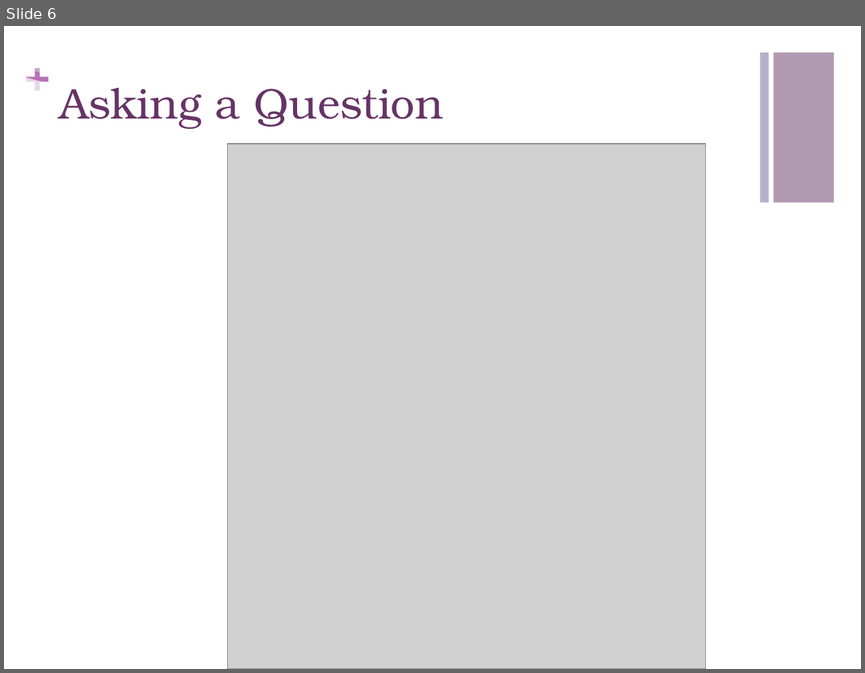
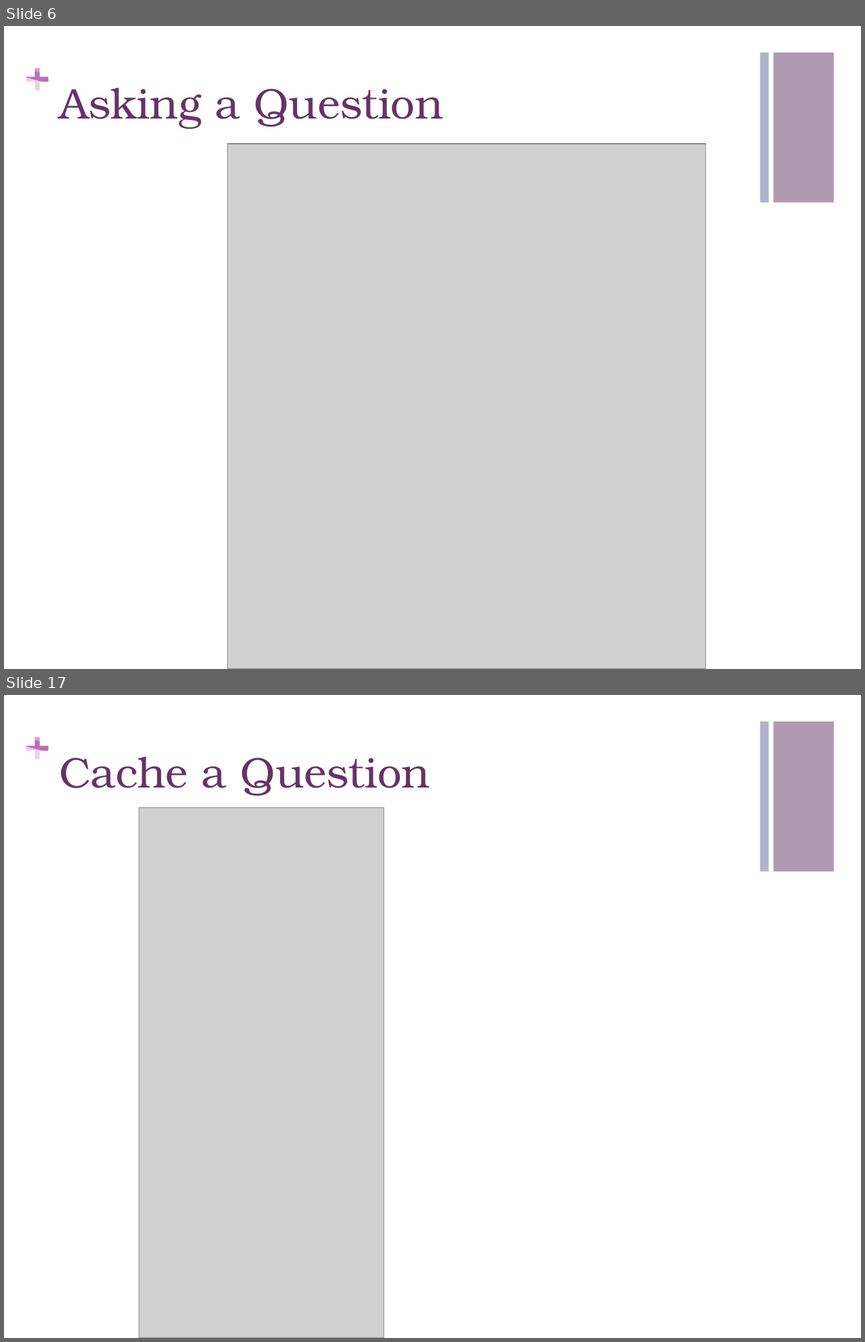
Before and after one commit to CMPUT301F14T05/CorgFu, a slide deck: StoryboardPresentation.pptx. Shown one above the other, each under a label of ours: slide 6 before the commit, slides 6 and 17 after it; the slides between them are not shown. The pictures are 865x673 and 865x1342 pixels, drawn with LibreOffice and Linux fonts; fonts in the diff are those of the drawing; grey boxes stand for pictures. Boxes give left, top, right and bottom in pixels: in the first picture for what was removed or moved away, otherwise in the second. Text is boxed around its words. In the diff, an @@ line names an element or a change of style, - is before the commit and + after.

```diff
--- a/StoryboardPresentation.pptx
+++ b/StoryboardPresentation.pptx
@@ slide 17 added at (x1=4, y1=695, x2=861, y2=1338), background #FFFFFF; not listed: 7 template elements that a slide beside it also shows @@
@@ title added at (x1=59, y1=757, x2=429, y2=796), 36 pt, text #663366 @@
+Cache a Question
@@ picture added at (x1=139, y1=807, x2=383, y2=1338) @@
```
Also in this commit, not shown: 2 slides changed, 23 other slides added, 1 other file.
